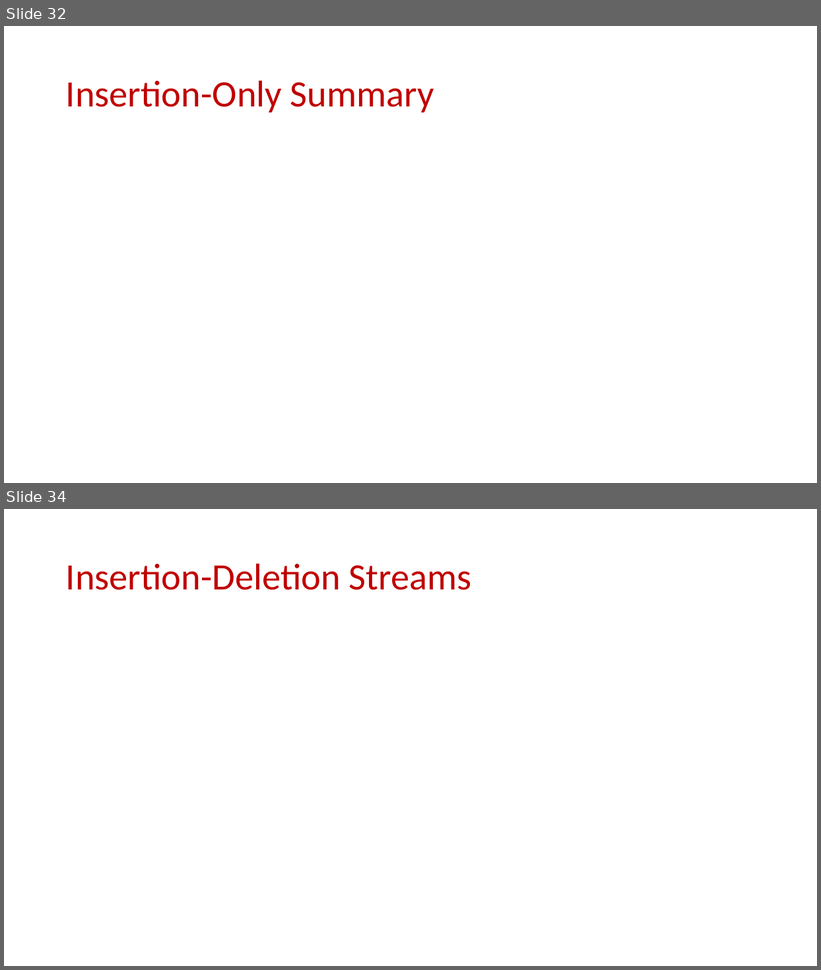
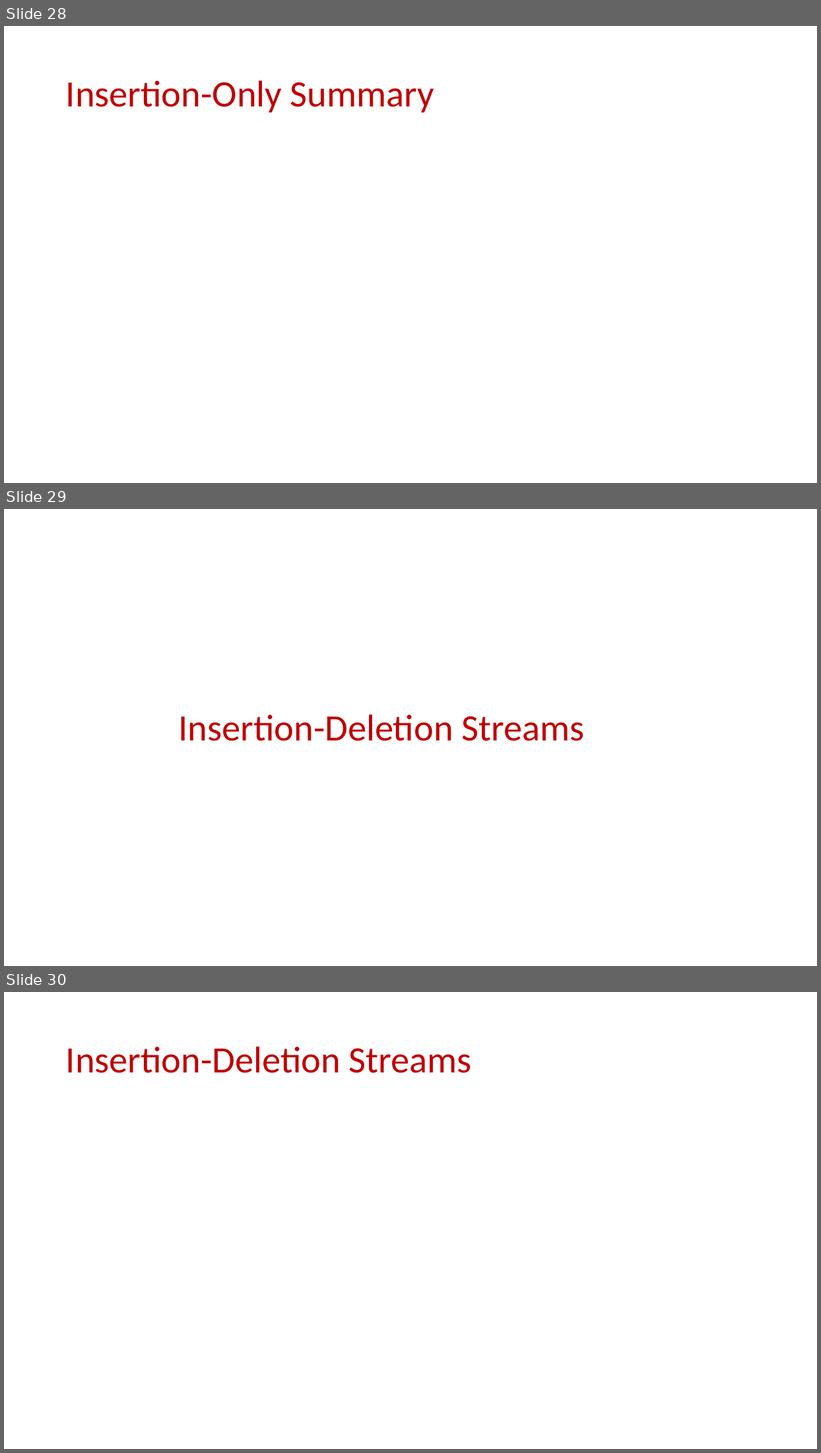
Before and after one commit to samsonzhou/samsonzhou.github.io, a slide deck: other-talks/FOCS 2023-short.pptx. Shown one above the other, each under a label of ours: slides 32 and 34 before the commit, slides 28, 29 and 30 after it; the slides between them are not shown. The pictures are 821x970 and 821x1453 pixels, drawn with LibreOffice and Linux fonts; fonts in the diff are those of the drawing; grey boxes stand for pictures. Boxes give left, top, right and bottom in pixels: in the first picture for what was removed or moved away, otherwise in the second. Text is boxed around its words. In the diff, an @@ line names an element or a change of style, - is before the commit and + after.

```diff
--- a/other-talks/FOCS 2023-short.pptx
+++ b/other-talks/FOCS 2023-short.pptx
@@ slide 29 added at bbox=[4, 509, 817, 966], background #FFFFFF @@
@@ title added at bbox=[179, 714, 584, 741], 44 pt, text #C00000 @@
+Insertion-Deletion Streams
@@ what was slide 32 is now slide 28 @@
@@ what was slide 34 is now slide 30 @@
```
Also in this commit, not shown: 11 slides changed, 6 other slides added, 19 slides removed, 2 other files.
